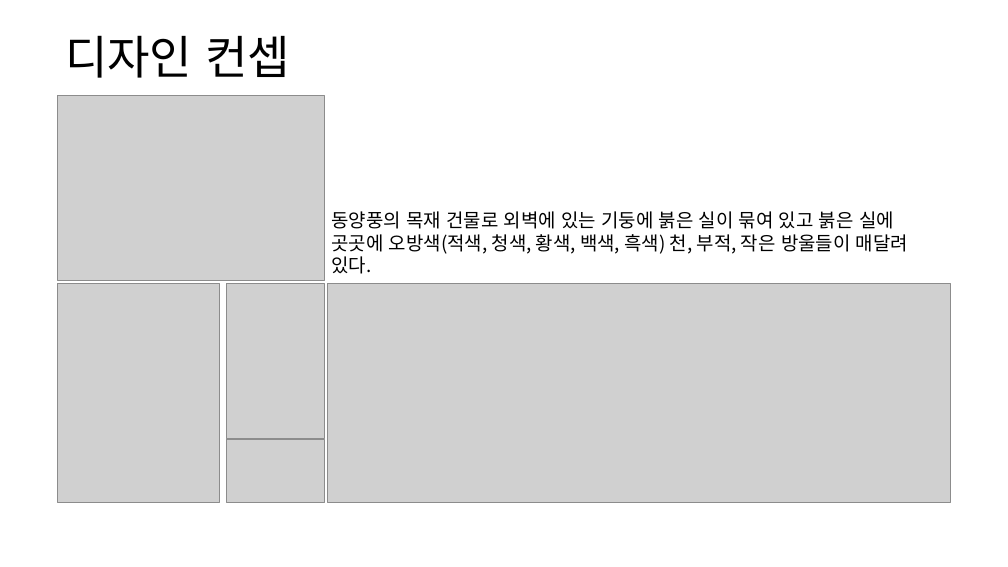
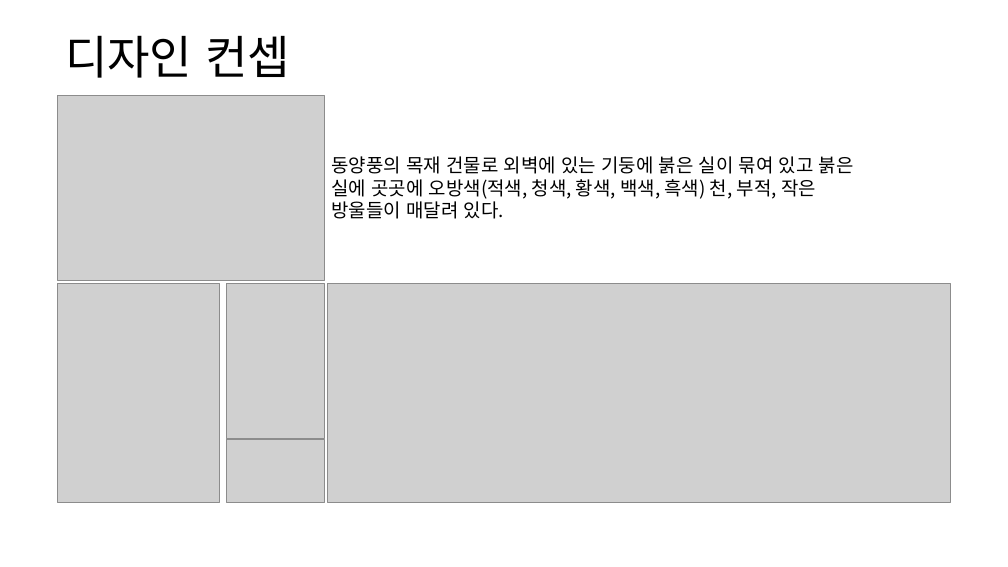
Before and after one commit to yjk0401/unityenginebasic_9th, a slide deck: slide 5 of 기획/방랑엽사전/맵 기획서 (토벌단 본부).pptx. Drawn at 1008x567 pixels with LibreOffice and Linux fonts; fonts in the diff are those of the drawing; grey boxes stand for pictures. Boxes give left, top, right and bottom in pixels: in the first picture for what was removed or moved away, otherwise in the second. Text is boxed around its words. In the diff, an @@ line names an element or a change of style, - is before the commit and + after.

```diff
--- a/기획/방랑엽사전/맵 기획서 (토벌단 본부).pptx
+++ b/기획/방랑엽사전/맵 기획서 (토벌단 본부).pptx
@@ text "동양풍의 목재 건물로 외벽에 있는 ..." rewrapped from box(331, 211, 908, 274) to box(331, 156, 854, 219) @@
```
Also in this commit, not shown: 2 other slides changed.
